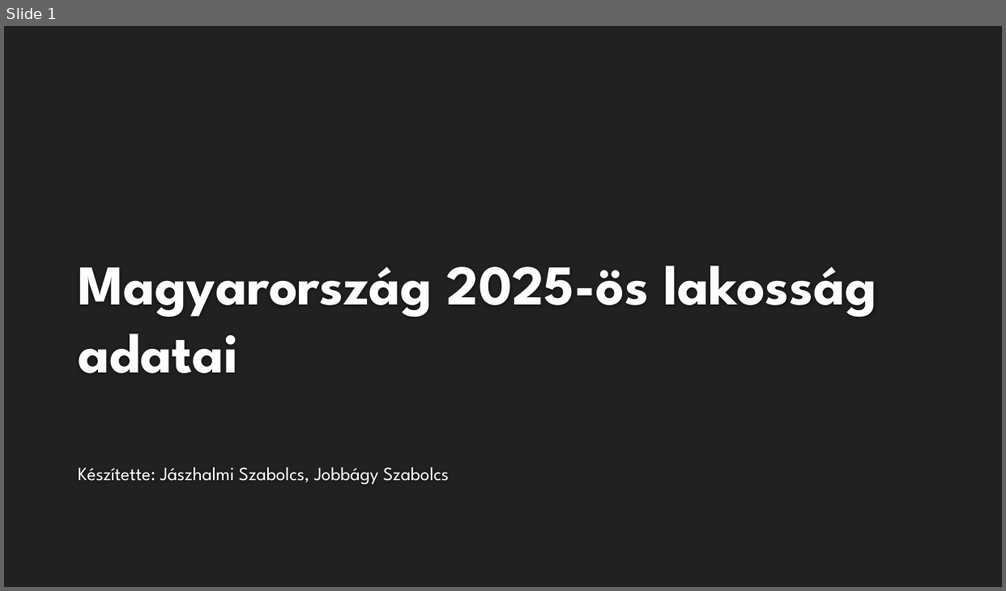
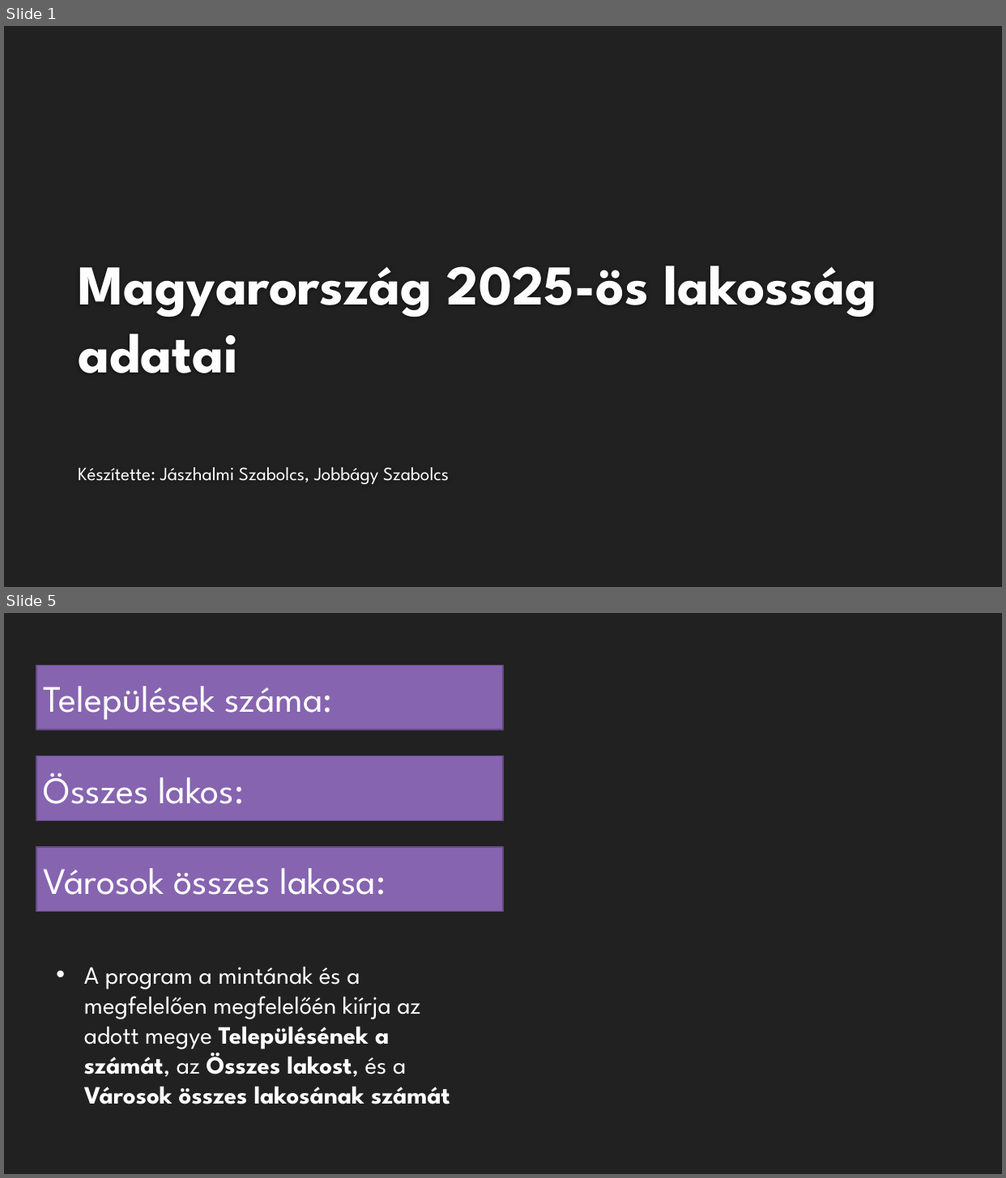
Before and after one commit to JaSzabolcs/nepesseg2025, a slide deck: projekt.pptx. Shown one above the other, each under a label of ours: slide 1 before the commit, slides 1 and 5 after it; the slides between them are not shown. The pictures are 1006x591 and 1006x1178 pixels, drawn with LibreOffice and Linux fonts; fonts in the diff are those of the drawing; background and template pictures are left out. Boxes give left, top, right and bottom in pixels: in the first picture for what was removed or moved away, otherwise in the second. Text is boxed around its words. In the diff, an @@ line names an element or a change of style, - is before the commit and + after.

```diff
--- a/projekt.pptx
+++ b/projekt.pptx
@@ slide 5 added at (4,613,1002,1174), background #212121 @@
@@ rectangle added at (36,666,503,730), fill #8664B0, outline #634A82 1.25 pt, 36 pt, text #FFFFFF @@
+Települések száma:
@@ rectangle added at (36,756,503,820), fill #8664B0, outline #634A82 1.25 pt, 36 pt, text #FFFFFF @@
+Összes lakos:
@@ rectangle added at (36,847,503,912), fill #8664B0, outline #634A82 1.25 pt, 36 pt, text #FFFFFF @@
+Városok összes lakosa:
@@ text added at (84,966,450,1105), 24 pt, text #FFFFFF @@
+• A program a mintának és a megfelelően megfelelőén kiírja az adott megye Településének a számát, az Összes lakost, és a Városok összes lakosának számát
```
Also in this commit, not shown: 3 slides changed, 1 slide removed.
